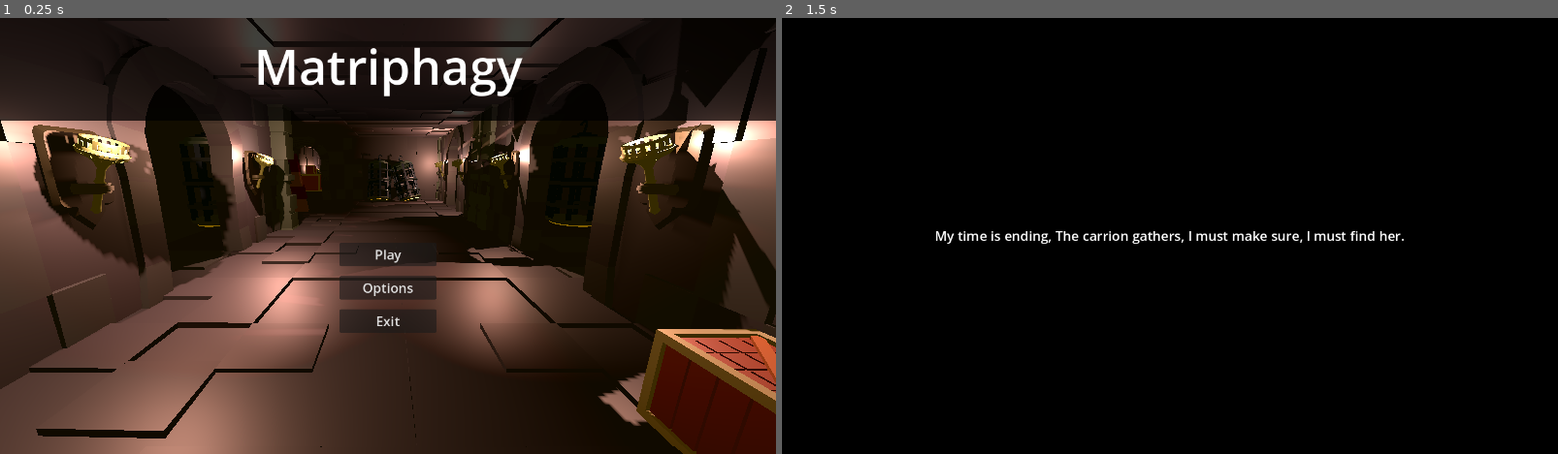
Above: before the commit, frames 1-2 (left to right).
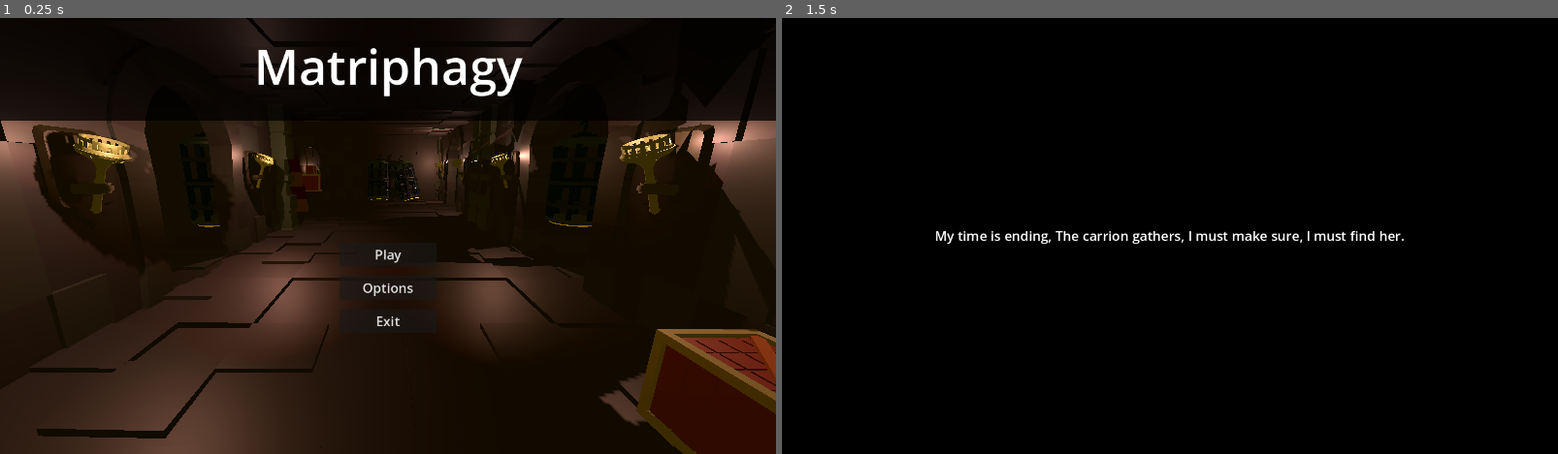
Above: after the commit, the same moments.

Repository: Kibaus/Jamsepticeye_GameJam
Game: Godot game, scene res://scenes/main.tscn
The game is run twice, just before and just after one commit, with the same random seed, the same clock (stepped at 60 frames per second) and the same inputs. Sound files missing from this copy of the repository are replaced by a short silence.
Inputs (mouse positions are in pixels of both pictures, inside the frame that each line leads up to):
- Up to frame 1 (0.25 s): no input
- Up to frame 2 (1.5 s): click "Play" at 0.5 s; tap Enter at 1.25 s; move the mouse to (1208, 236) at 1.27 s; hold W (move_forward) from 1.28 s (still down); right-click (1208, 236) at 1.35 s

The runs differ from the first frame. In frame 1, 42% of the frame differs, in the area x 0-100%, y 0-100%; in frame 2, nothing differs.

Commit message:
audio (wip)

Diff:
--- a/jamsepticeye-gj/scenes/components/audio_manager.tscn
+++ b/jamsepticeye-gj/scenes/components/audio_manager.tscn
@@ -1,35 +1,66 @@
-[gd_scene load_steps=10 format=3 uid="uid://bxiqy0m2i8a5k"]
+[gd_scene load_steps=20 format=3 uid="uid://bxiqy0m2i8a5k"]
 
 [ext_resource type="Script" uid="uid://c6ssajrve3ldt" path="res://scripts/sub_class/audio_with_tag.gd" id="2_q7pj8"]
 [ext_resource type="Script" uid="uid://dc3rne03xbyid" path="res://scripts/audio_manager.gd" id="2_t0ifg"]
-[ext_resource type="AudioStream" uid="uid://c67u0psapw7ql" path="res://audio/music/an_old_dream.mp3" id="3_v7pfr"]
-[ext_resource type="AudioStream" uid="uid://wm38gqd46obm" path="res://audio/music/sayonara_gokko.mp3" id="4_v7pfr"]
-[ext_resource type="AudioStream" uid="uid://d0vv0ewh82lf7" path="res://audio/sfx/step.mp3" id="4_xu4a8"]
+[ext_resource type="AudioStream" uid="uid://2s0qv3m6xgyk" path="res://audio/music/ambient_danger_approaching.wav" id="3_xngj1"]
+[ext_resource type="AudioStream" uid="uid://dfjkxltpo3qgv" path="res://audio/music/ambient_danger_found_you.wav" id="4_m8mku"]
+[ext_resource type="AudioStream" uid="uid://0vcn25shiii7" path="res://audio/music/ambient_safe_kinda.wav" id="5_chxat"]
+[ext_resource type="AudioStream" uid="uid://hfkel6jcgw3a" path="res://audio/music/menu_ambiance.wav" id="6_05mkw"]
+[ext_resource type="AudioStream" uid="uid://cpftuvvhalh1v" path="res://audio/sfx/door.wav" id="7_c64uk"]
+[ext_resource type="AudioStream" uid="uid://b6bgtpvam8c2u" path="res://audio/sfx/monster_callout.wav" id="8_4e087"]
+[ext_resource type="AudioStream" uid="uid://2qu8rw311dcu" path="res://audio/sfx/monster_stomp.wav" id="9_v3l6q"]
+[ext_resource type="AudioStream" uid="uid://c1d4m27y6qjju" path="res://audio/sfx/switch_press.wav" id="10_m8mku"]
 
-[sub_resource type="Resource" id="Resource_v7pfr"]
+[sub_resource type="Resource" id="Resource_chxat"]
 script = ExtResource("2_q7pj8")
-file = ExtResource("3_v7pfr")
-tag = "an_old_dream"
+file = ExtResource("3_xngj1")
+tag = "ambient_danger_approaching"
 
-[sub_resource type="Resource" id="Resource_xu4a8"]
+[sub_resource type="Resource" id="Resource_05mkw"]
 script = ExtResource("2_q7pj8")
-file = ExtResource("4_v7pfr")
-tag = "sayonara_gokko"
+file = ExtResource("4_m8mku")
+tag = "ambient_danger_found_you"
 
-[sub_resource type="Resource" id="Resource_li0p0"]
+[sub_resource type="Resource" id="Resource_c64uk"]
 script = ExtResource("2_q7pj8")
-file = ExtResource("4_xu4a8")
-tag = "step"
+file = ExtResource("5_chxat")
+tag = "ambient_safe_kinda"
+
+[sub_resource type="Resource" id="Resource_4e087"]
+script = ExtResource("2_q7pj8")
+file = ExtResource("6_05mkw")
+tag = "menu_ambiance"
+
+[sub_resource type="Resource" id="Resource_v3l6q"]
+script = ExtResource("2_q7pj8")
+file = ExtResource("7_c64uk")
+tag = "door"
+
+[sub_resource type="Resource" id="Resource_jdkqx"]
+script = ExtResource("2_q7pj8")
+file = ExtResource("8_4e087")
+tag = "monster_callout"
+
+[sub_resource type="Resource" id="Resource_e1par"]
+script = ExtResource("2_q7pj8")
+file = ExtResource("9_v3l6q")
+tag = "monster_stomp"
+
+[sub_resource type="Resource" id="Resource_emaw8"]
+script = ExtResource("2_q7pj8")
+file = ExtResource("10_m8mku")
+tag = "switch_press"
 
 [sub_resource type="GDScript" id="GDScript_v7pfr"]
 
 [node name="AudioManager" type="Node"]
+process_mode = 3
 script = ExtResource("2_t0ifg")
-sound_list = Array[ExtResource("2_q7pj8")]([SubResource("Resource_v7pfr"), SubResource("Resource_xu4a8"), SubResource("Resource_li0p0")])
+background_music_volume = 9.999999e-05
+sound_list = Array[ExtResource("2_q7pj8")]([SubResource("Resource_chxat"), SubResource("Resource_05mkw"), SubResource("Resource_c64uk"), SubResource("Resource_4e087"), SubResource("Resource_v3l6q"), SubResource("Resource_jdkqx"), SubResource("Resource_e1par"), SubResource("Resource_emaw8")])
 
 [node name="BackgroundMusic" type="AudioStreamPlayer" parent="."]
-stream = ExtResource("3_v7pfr")
+stream = ExtResource("6_05mkw")
 autoplay = true
 bus = &"BackgroundMusic"
-parameters/looping = true
 script = SubResource("GDScript_v7pfr")
--- a/jamsepticeye-gj/scenes/components/ghost.tscn
+++ b/jamsepticeye-gj/scenes/components/ghost.tscn
@@ -64,8 +64,6 @@
 mesh = SubResource("QuadMesh_kxh78")
 skeleton = NodePath("../..")
 
-[node name="AudioListener3D" type="AudioListener3D" parent="."]
-
 [node name="OmniLight3D" type="OmniLight3D" parent="."]
 transform = Transform3D(1, 0, 0, 0, 1, 0, 0, 0, 1, 0, 1.1331892, 0)
 light_color = Color(8.904189e-07, 0.36339524, 0.42367625, 1)
--- a/jamsepticeye-gj/scenes/components/player.tscn
+++ b/jamsepticeye-gj/scenes/components/player.tscn
@@ -82,6 +82,7 @@
 skeleton = NodePath("../..")
 
 [node name="AudioListener3D" type="AudioListener3D" parent="."]
+current = true
 
 [node name="GhostWall" type="Node3D" parent="."]
 unique_name_in_owner = true
--- a/jamsepticeye-gj/scenes/components/ui_ingame.tscn
+++ b/jamsepticeye-gj/scenes/components/ui_ingame.tscn
@@ -24,7 +24,7 @@
 script = ExtResource("1_foprq")
 intro_text = "My time is ending, The carrion gathers, I must make sure, I must find her."
 death_text = Array[String](["You take from me what little is left", "Why do you deserve this?", "You were gone, and you …(246 unchanged characters)…
-end_text = "I give you what is left of me, before it goes to waste, to those less deserving.
+end_text = "I give you what is left of me, before it goes to waste.
 
 Do not be sad my darling child, for in this way a piece of me remains with you always
 and can remain by your side for whatever future may come.
--- a/jamsepticeye-gj/scenes/components/ui_ingame_old.tscn
+++ /dev/null
@@ -1,68 +0,0 @@
-[gd_scene load_steps=3 format=3 uid="uid://s7ma42yxvhwv"]
-
-[ext_resource type="Script" uid="uid://cjbp06p8uwjtu" path="res://scenes/components/story_node.gd" id="1_foprq"]
-[ext_resource type="Script" uid="uid://145wmftcpoww" path="res://scenes/components/ui_ingame.gd" id="1_v8odv"]
-
-[node name="ui_ingame" type="Control"]
-process_mode = 3
-layout_mode = 3
-anchors_preset = 15
-anchor_right = 1.0
-anchor_bottom = 1.0
-grow_horizontal = 2
-grow_vertical = 2
-script = ExtResource("1_v8odv")
-
-[node name="story_node" type="Control" parent="."]
-unique_name_in_owner = true
-layout_mode = 1
-anchors_preset = 15
-anchor_right = 1.0
-anchor_bottom = 1.0
-grow_horizontal = 2
-grow_vertical = 2
-script = ExtResource("1_foprq")
-intro_text = "My time is ending, The carrion gathers, I must make sure, I must find her."
-death_text = Array[String](["You take from me what little is left", "Why do you deserve this?", "You were gone, and you return now, at the end.", "I do not hate you, but I don't understand.", "Before me, I do not recognise you anymore", "This is not for you, have I not given enough?", "You will be fine without this, it is her I worry for", "Why don’t you understand?"])
-end_text = "I give you what is left of me, before it goes to waste, to those less deserving. Do not be sad my darling child, for in this way a piece of me remains with you always and can remain by your side for whatever future may come.Do not be angry at those who gathered, we know too little of what drives them, and they were family too once.Goodbye, I will always love you."
-
-[node name="BG" type="ColorRect" parent="story_node"]
-unique_name_in_owner = true
-top_level = true
-clip_children = 2
-light_mask = 0
-z_index = 1
-z_as_relative = false
-layout_mode = 1
-anchors_preset = 15
-anchor_right = 1.0
-anchor_bottom = 1.0
-grow_horizontal = 2
-grow_vertical = 2
-color = Color(0, 0, 0, 1)
-
-[node name="Text" type="Label" parent="story_node"]
-unique_name_in_owner = true
-top_level = true
-light_mask = 0
-z_index = 1
-z_as_relative = false
-layout_mode = 1
-anchors_preset = 13
-anchor_left = 0.5
-anchor_right = 0.5
-anchor_bottom = 1.0
-offset_left = -427.0
-offset_right = 427.0
-grow_horizontal = 2
-grow_vertical = 2
-text = "I give you what is left of me, before it goes to waste, to those less deserving.
-
-Do not be sad my darling child, for in this way a piece of me remains with you always
-and can remain by your side for whatever future may come.
-
-Do not be angry at those who gathered, we know too little of what drives them, and they were family too once.
-
-Goodbye, I will always love you."
-horizontal_alignment = 1
-vertical_alignment = 1
--- a/jamsepticeye-gj/scenes/enemy.tscn
+++ b/jamsepticeye-gj/scenes/enemy.tscn
@@ -31,6 +31,7 @@
 [ext_resource type="Texture2D" uid="uid://dhvxom86wvl54" path="res://art/enemy/walk_away/EnemyWalkAway_f7.png" id="14_605iw"]
 [ext_resource type="Texture2D" uid="uid://btlqvt2215xng" path="res://art/enemy/walk_forward/EnemyForwardWalkCycle_f8.png" id="15_78kod"]
 [ext_resource type="Texture2D" uid="uid://fj8nci8tixi3" path="res://art/enemy/walk_away/EnemyWalkAway_f8.png" id="15_x6q4o"]
+[ext_resource type="PackedScene" uid="uid://cnyqhwe0kxlg7" path="res://scenes/components/audio_client.tscn" id="32_lsnsy"]
 
 [sub_resource type="CapsuleShape3D" id="CapsuleShape3D_s1ycm"]
 radius = 0.25
@@ -176,6 +177,7 @@
 
 [node name="SightTimer" type="Timer" parent="."]
 unique_name_in_owner = true
+wait_time = 2.0
 one_shot = true
 
 [node name="WanderTimer" type="Timer" parent="."]
@@ -188,6 +190,9 @@
 wait_time = 15.0
 one_shot = true
 
+[node name="AudioClient" parent="." instance=ExtResource("32_lsnsy")]
+transform = Transform3D(1, 0, 0, 0, 1, 0, 0, 0, 1, 0, 1.1152654, 0)
+
 [connection signal="navigation_finished" from="NavigationAgent3D" to="." method="_on_navigation_agent_3d_navigation_finished"]
 [connection signal="timeout" from="SightTimer" to="." method="_on_sight_timer_timeout"]
 [connection signal="timeout" from="WanderTimer" to="." method="_on_wander_timer_timeout"]
--- a/jamsepticeye-gj/scenes/game_components/switch.tscn
+++ b/jamsepticeye-gj/scenes/game_components/switch.tscn
@@ -1,8 +1,9 @@
-[gd_scene load_steps=8 format=3 uid="uid://ef75tbayd3fy"]
+[gd_scene load_steps=9 format=3 uid="uid://ef75tbayd3fy"]
 
 [ext_resource type="Script" uid="uid://drwiq6anuko5n" path="res://scripts/game_scripts/switch.gd" id="1_dorca"]
 [ext_resource type="Texture2D" uid="uid://7snjjnkk1gxm" path="res://art/symbols/sun.png" id="1_m3hbd"]
 [ext_resource type="Texture2D" uid="uid://cekhhccdmjr2r" path="res://art/symbols/moon.png" id="2_dorca"]
+[ext_resource type="PackedScene" uid="uid://cnyqhwe0kxlg7" path="res://scenes/components/audio_client.tscn" id="4_djl1i"]
 
 [sub_resource type="SphereShape3D" id="SphereShape3D_djl1i"]
 
@@ -57,3 +58,6 @@
 transform = Transform3D(0.19, 0, 0, 0, 0.19, 0, 0, 0, 0.19, 0.0760794, -0.14226188, 0.278128)
 alpha_cut = 3
 texture = ExtResource("2_dorca")
+
+[node name="AudioClient" parent="." instance=ExtResource("4_djl1i")]
+transform = Transform3D(1, 0, 0, 0, 1, 0, 0, 0, 1, 0, -0.058298945, 0)
--- a/jamsepticeye-gj/scenes/main.tscn
+++ b/jamsepticeye-gj/scenes/main.tscn
@@ -18,6 +18,108 @@
 [node name="Level2" parent="test" instance=ExtResource("2_0wfyh")]
 transform = Transform3D(0.58, 0, 0, 0, 0.58, 0, 0, 0, 0.58, -1.9245667, 0, 0)
 
+[node name="OmniLight3D" parent="test/Level2/Lighting" index="0"]
+light_energy = 1.0
+
+[node name="OmniLight3D15" parent="test/Level2/Lighting" index="1"]
+light_energy = 1.0
+
+[node name="OmniLight3D16" parent="test/Level2/Lighting" index="2"]
+light_energy = 1.0
+
+[node name="OmniLight3D17" parent="test/Level2/Lighting" index="3"]
+light_energy = 1.0
+
+[node name="OmniLight3D18" parent="test/Level2/Lighting" index="4"]
+light_energy = 1.0
+
+[node name="OmniLight3D19" parent="test/Level2/Lighting" index="5"]
+light_energy = 1.0
+
+[node name="OmniLight3D20" parent="test/Level2/Lighting" index="6"]
+light_energy = 1.0
+
+[node name="OmniLight3D21" parent="test/Level2/Lighting" index="7"]
+light_energy = 1.0
+
+[node name="OmniLight3D27" parent="test/Level2/Lighting" index="8"]
+light_energy = 1.0
+
+[node name="OmniLight3D28" parent="test/Level2/Lighting" index="9"]
+light_energy = 1.0
+
+[node name="OmniLight3D29" parent="test/Level2/Lighting" index="10"]
+light_energy = 1.0
+
+[node name="OmniLight3D30" parent="test/Level2/Lighting" index="11"]
+light_energy = 1.0
+
+[node name="OmniLight3D33" parent="test/Level2/Lighting" index="12"]
+light_energy = 1.0
+
+[node name="OmniLight3D34" parent="test/Level2/Lighting" index="13"]
+light_energy = 1.0
+
+[node name="OmniLight3D31" parent="test/Level2/Lighting" index="14"]
+light_energy = 1.0
+
+[node name="OmniLight3D32" parent="test/Level2/Lighting" index="15"]
+light_energy = 1.0
+
+[node name="OmniLight3D22" parent="test/Level2/Lighting" index="16"]
+light_energy = 1.0
+
+[node name="OmniLight3D23" parent="test/Level2/Lighting" index="17"]
+light_energy = 1.0
+
+[node name="OmniLight3D24" parent="test/Level2/Lighting" index="18"]
+light_energy = 1.0
+
+[node name="OmniLight3D25" parent="test/Level2/Lighting" index="19"]
+light_energy = 1.0
+
+[node name="OmniLight3D26" parent="test/Level2/Lighting" index="20"]
+light_energy = 1.0
+
+[node name="OmniLight3D2" parent="test/Level2/Lighting" index="21"]
+light_energy = 1.0
+
+[node name="OmniLight3D3" parent="test/Level2/Lighting" index="22"]
+light_energy = 1.0
+
+[node name="OmniLight3D4" parent="test/Level2/Lighting" index="23"]
+light_energy = 1.0
+
+[node name="OmniLight3D5" parent="test/Level2/Lighting" index="24"]
+light_energy = 1.0
+
+[node name="OmniLight3D6" parent="test/Level2/Lighting" index="25"]
+light_energy = 1.0
+
+[node name="OmniLight3D7" parent="test/Level2/Lighting" index="26"]
+light_energy = 1.0
+
+[node name="OmniLight3D8" parent="test/Level2/Lighting" index="27"]
+light_energy = 1.0
+
+[node name="OmniLight3D9" parent="test/Level2/Lighting" index="28"]
+light_energy = 1.0
+
+[node name="OmniLight3D10" parent="test/Level2/Lighting" index="29"]
+light_energy = 1.0
+
+[node name="OmniLight3D11" parent="test/Level2/Lighting" index="30"]
+light_energy = 1.0
+
+[node name="OmniLight3D12" parent="test/Level2/Lighting" index="31"]
+light_energy = 1.0
+
+[node name="OmniLight3D13" parent="test/Level2/Lighting" index="32"]
+light_energy = 1.0
+
+[node name="OmniLight3D14" parent="test/Level2/Lighting" index="33"]
+light_energy = 1.0
+
 [node name="Roof" parent="test/Level2/visual_update" index="2"]
 visible = true
 
--- a/jamsepticeye-gj/scripts/audio_client.gd
+++ b/jamsepticeye-gj/scripts/audio_client.gd
@@ -25,7 +25,7 @@
 #Create stream that can multiplay
 func play_polyphony(
 		p_audio_tag: String,
-		p_max_distance: float = 0.0,
+		p_max_distance: float = 10.0,
 		p_unit_size: float = 10,
 		p_max_polyphony: int = 3) -> AudioStreamPlayer3D:
 	if AudioManager.get_audio_by_tag(p_audio_tag) == null :
--- a/jamsepticeye-gj/scripts/audio_manager.gd
+++ b/jamsepticeye-gj/scripts/audio_manager.gd
@@ -114,24 +114,18 @@
 
 #Update the background music now
 func play_background_music(p_tag: String) -> void:
-	var fade_time: float = 1.0
 	var new_audio = get_audio_by_tag(p_tag)
 	if not new_audio:
 		print("(Background Music) Audio File not found: ", p_tag)
 		return
 
-	var tween = create_tween()
-	tween.tween_property(background_music, "volume_db", -80, fade_time)
-	tween.tween_callback(func(): _switch_background_music(new_audio, fade_time))
+	#var current_play_positon = background_music.get_playback_position()
 
-func _switch_background_music(p_new_audio: AudioWithTag, p_fade_time: float) -> void:
-	background_music.stream = p_new_audio.file
+	background_music.stream = new_audio.file
 	#Temporary set, when all music import and manual set loop, don't need
-	background_music.connect("finished", Callable(background_music, "play"))
+	#background_music.connect("finished", Callable(background_music, "play"))
 	background_music.bus = BUS_MUSIC
 	background_music.call_deferred("play")
-	var tween = create_tween()
-	tween.tween_property(background_music, "volume_db", 0, p_fade_time)
 
 func pause_background_music() -> void:
 	background_music.stream_paused = true
--- a/jamsepticeye-gj/scripts/enemy.gd
+++ b/jamsepticeye-gj/scripts/enemy.gd
@@ -35,7 +35,9 @@
 	if current_state == EnemyState.Hunting:
 		return
 
-	current_state = EnemyState.Alerted
+	if current_state != EnemyState.Alerted:
+		current_state = EnemyState.Alerted
+		$AudioClient.play_oneshot("monster_alert",)
 	set_movement_target(alert_pos)
 	%AlertedTimer.start()
 
@@ -49,6 +51,10 @@
 	if _check_for_player() == true:
 		if current_state == EnemyState.Alerted:
 			%AlertedTimer.stop()
+
+		if current_state != EnemyState.Hunting:
+			AudioManager.play_background_music("ambient_danger_found_you")
+			$AudioClient.play_oneshot("monster_callout")
 
 		current_state = EnemyState.Hunting
 		%SightTimer.start()
@@ -165,6 +171,7 @@
 	move_and_slide()
 
 func _on_sight_timer_timeout() -> void:
+	AudioManager.play_background_music("ambient_safe_kinda")
 	current_state = EnemyState.Wander
 	var wanderpos = NavigationServer3D.map_get_random_point(navigation_agent.get_navigation_map(),1,false)
 	set_movement_target(wanderpos)
--- a/jamsepticeye-gj/scripts/game_scripts/switch.gd
+++ b/jamsepticeye-gj/scripts/game_scripts/switch.gd
@@ -20,6 +20,9 @@
 
 func use():
 	pressed.emit()
+
+	$AudioClient.play_oneshot("switch_press")
+
 	var forward = basis.z
 	Core.current_enemy.alerted_at(position + forward)
 
--- a/jamsepticeye-gj/scripts/setup.gd
+++ b/jamsepticeye-gj/scripts/setup.gd
@@ -7,5 +7,5 @@
 	if first_load == false:
 		return
 
-	AudioManager.set_background_music_volume(0)
+	#AudioManager.set_background_music_volume(0)
 	first_load = false
--- a/jamsepticeye-gj/scripts/ui_main.gd
+++ b/jamsepticeye-gj/scripts/ui_main.gd
@@ -12,6 +12,7 @@
 
 func _on_intro_end():
 	get_tree().change_scene_to_file("res://scenes/game2.tscn")
+	AudioManager.play_background_music("ambient_safe_kinda")
 	get_tree().paused = false
 
 func _on_options_button_down() -> void:
--- a/jamsepticeye-gj/scripts/ui_options.gd
+++ b/jamsepticeye-gj/scripts/ui_options.gd
@@ -101,7 +101,7 @@
 	full_screen_toggle.button_pressed = DisplayServer.window_get_mode()
 
 	#Reset Master Volume
-	AudioManager.master_volume = 1
+	AudioManager.master_volume = 2
 	master_volume.value = AudioManager.master_volume
 
 	#Reset Music Volume
Not shown, added: jamsepticeye-gj/audio/music/ambient_danger_approaching.wav.import
Not shown, added: jamsepticeye-gj/audio/music/ambient_danger_found_you.wav.import
Not shown, added: jamsepticeye-gj/audio/music/ambient_safe_kinda.wav.import
Not shown, removed: jamsepticeye-gj/audio/music/an_old_dream.mp3.import
Not shown, added: jamsepticeye-gj/audio/music/menu_ambiance.wav.import
Not shown, removed: jamsepticeye-gj/audio/music/sayonara_gokko.mp3.import
Not shown, added: jamsepticeye-gj/audio/sfx/door.wav.import
Not shown, added: jamsepticeye-gj/audio/sfx/monster_alert.wav.import
Not shown, added: jamsepticeye-gj/audio/sfx/monster_callout.wav.import
Not shown, added: jamsepticeye-gj/audio/sfx/monster_stomp.wav.import
Not shown, removed: jamsepticeye-gj/audio/sfx/step.mp3.import
Not shown, added: jamsepticeye-gj/audio/sfx/switch_press.wav.import
(and 13 more such lines)
